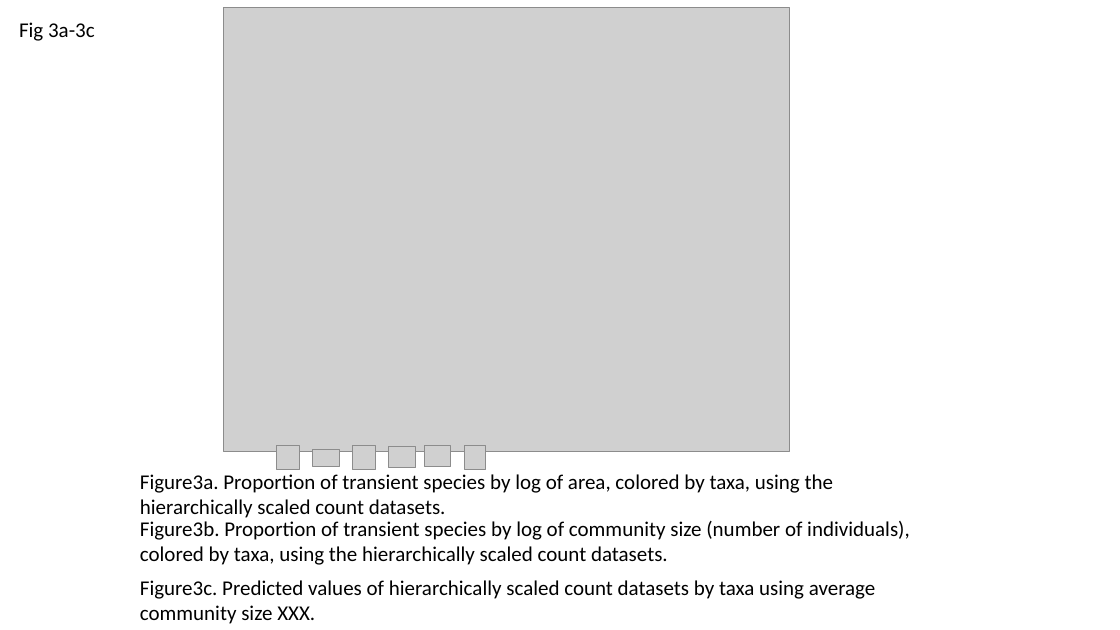
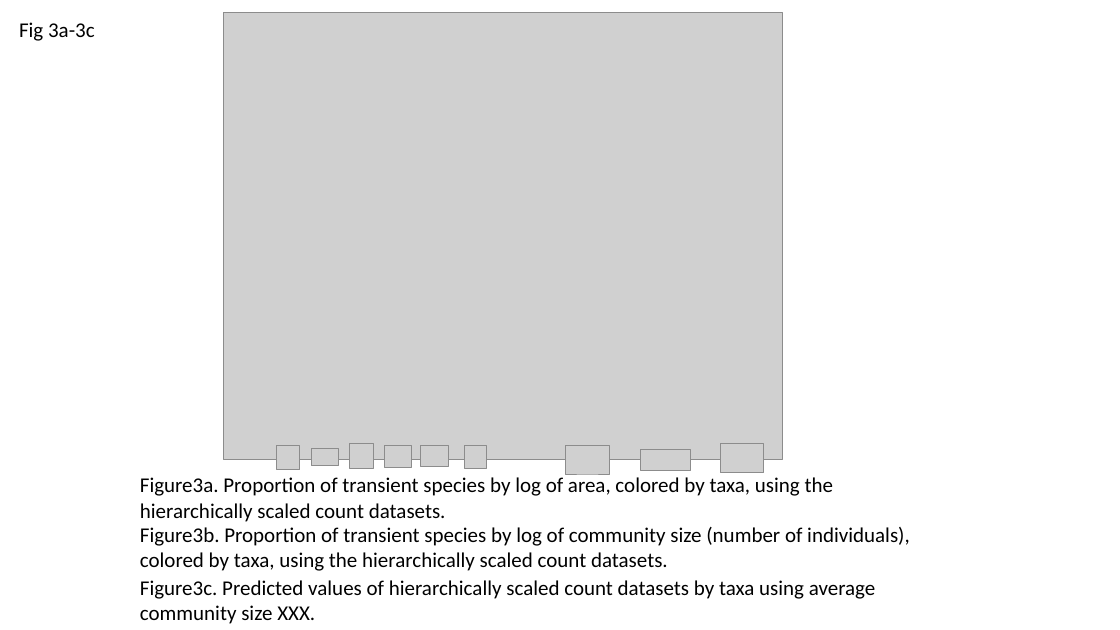
Before and after one commit to hurlbertlab/core-transient, a slide deck: slide 4 of output/plots/all_figs_with_legends.pptx. Drawn at 1120x630 pixels with LibreOffice and Linux fonts; fonts in the diff are those of the drawing; grey boxes stand for pictures. Boxes give left, top, right and bottom in pixels: in the first picture for what was removed or moved away, otherwise in the second. Text is boxed around its words. In the diff, an @@ line names an element or a change of style, - is before the commit and + after.

```diff
--- a/output/plots/all_figs_with_legends.pptx
+++ b/output/plots/all_figs_with_legends.pptx
@@ picture resized from (x1=223, y1=8, x2=790, y2=452) to (x1=223, y1=12, x2=782, y2=459) @@
@@ picture moved from (x1=389, y1=446, x2=416, y2=468) to (x1=384, y1=445, x2=412, y2=467) @@
@@ picture added at (x1=565, y1=445, x2=610, y2=474) @@
@@ picture added at (x1=721, y1=444, x2=765, y2=473) @@
@@ text "Figure3a. Proportion of transient species ..." moved from (x1=140, y1=474, x2=833, y2=518) to (x1=140, y1=477, x2=833, y2=522) @@
@@ picture added at (x1=641, y1=450, x2=691, y2=471) @@
@@ text "Figure3b. Proportion of transient species ..." moved from (x1=140, y1=521, x2=910, y2=565) to (x1=140, y1=527, x2=910, y2=571) @@
```
Also in this commit, not shown: 3 other files.
